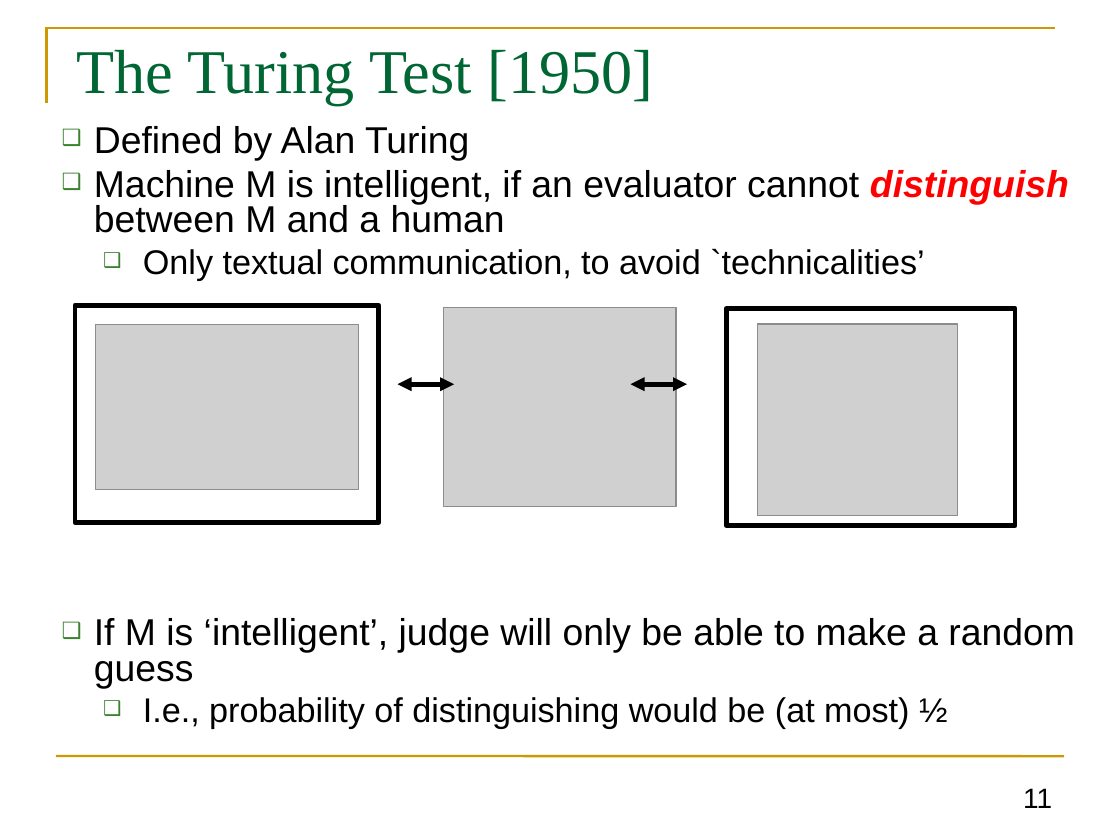
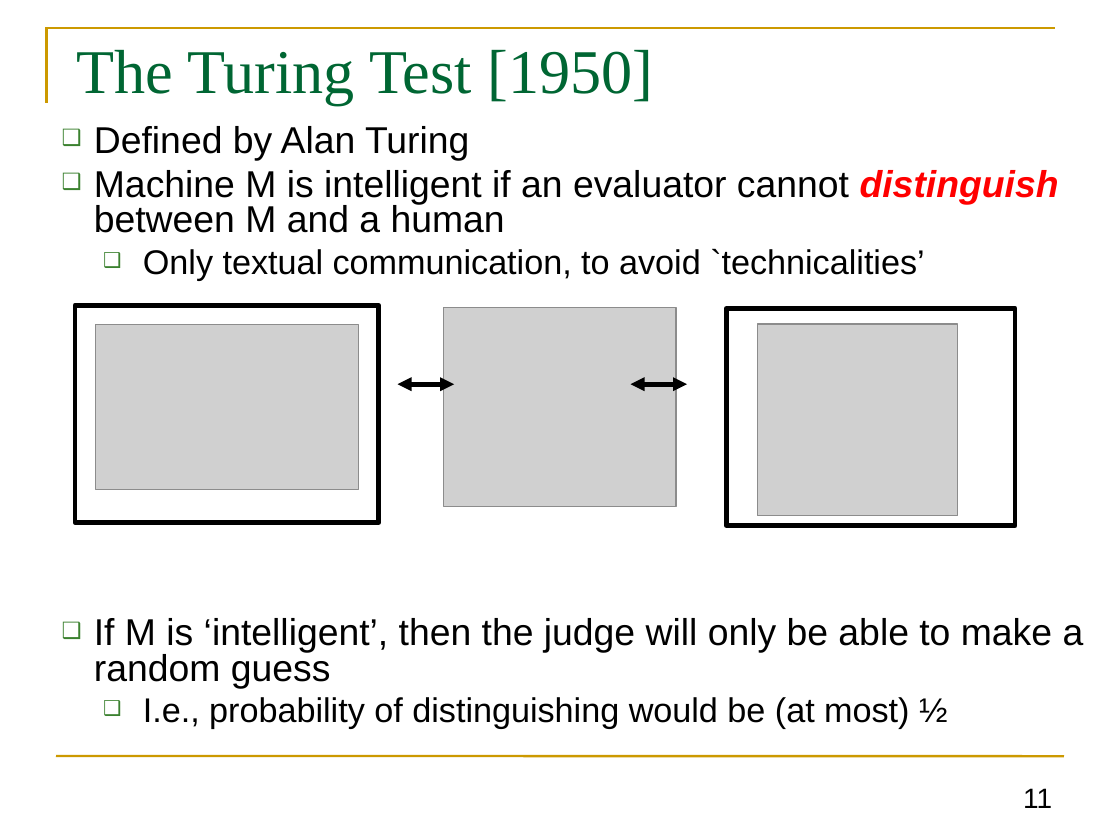
Before and after one commit to GhadaAlmashaqbeh/GhadaAlmashaqbeh.github.io, a slide deck: slide 11 of courses/cse3400-f2026/lecture3.pptx. Drawn at 1120x840 pixels with LibreOffice and Linux fonts; fonts in the diff are those of the drawing; grey boxes stand for pictures. Boxes give left, top, right and bottom in pixels: in the first picture for what was removed or moved away, otherwise in the second. Text is boxed around its words. In the diff, an @@ line names an element or a change of style, - is before the commit and + after.

```diff
--- a/courses/cse3400-f2026/lecture3.pptx
+++ b/courses/cse3400-f2026/lecture3.pptx
@@ text at bbox=[94, 170, 1059, 233]: text changed @@
-❑ Machine M is intelligent, if an evaluator cannot distinguish between M and a human
+❑ Machine M is intelligent if an evaluator cannot distinguish between M and a human
@@ text at bbox=[94, 618, 1084, 689]: text changed @@
-❑ If M is ‘intelligent’, judge will only be able to make a random guess
+❑ If M is ‘intelligent’, then the judge will only be able to make a random guess
```
Also in this commit, not shown: 19 other slides changed, 5 other files.
